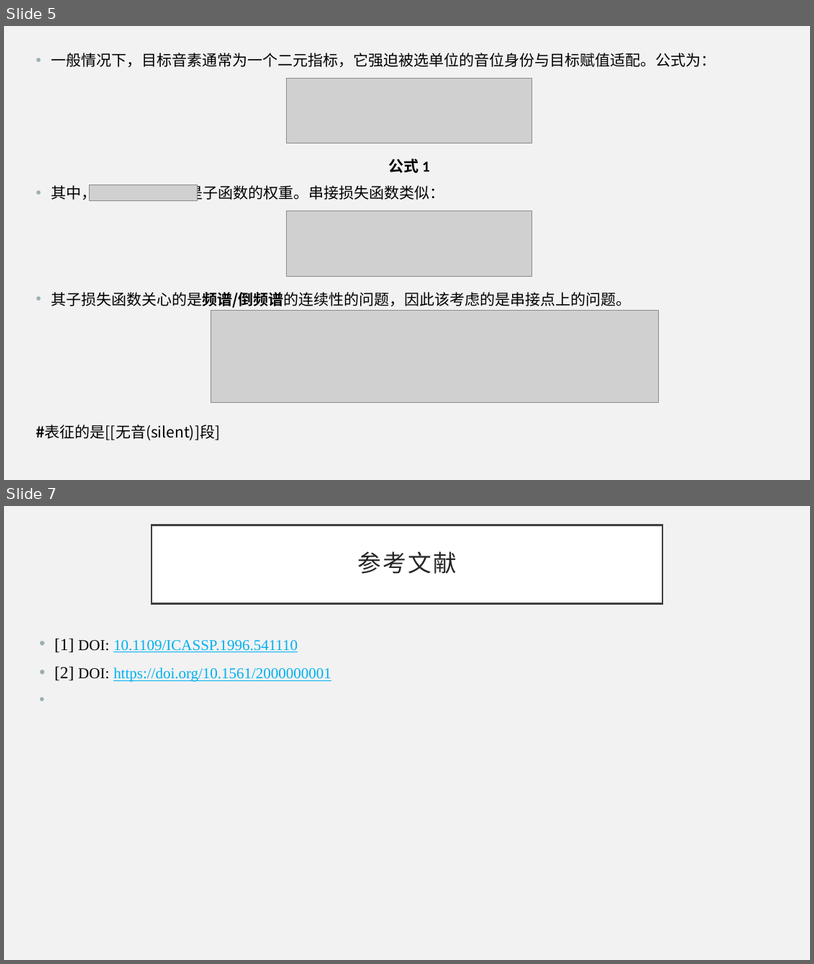
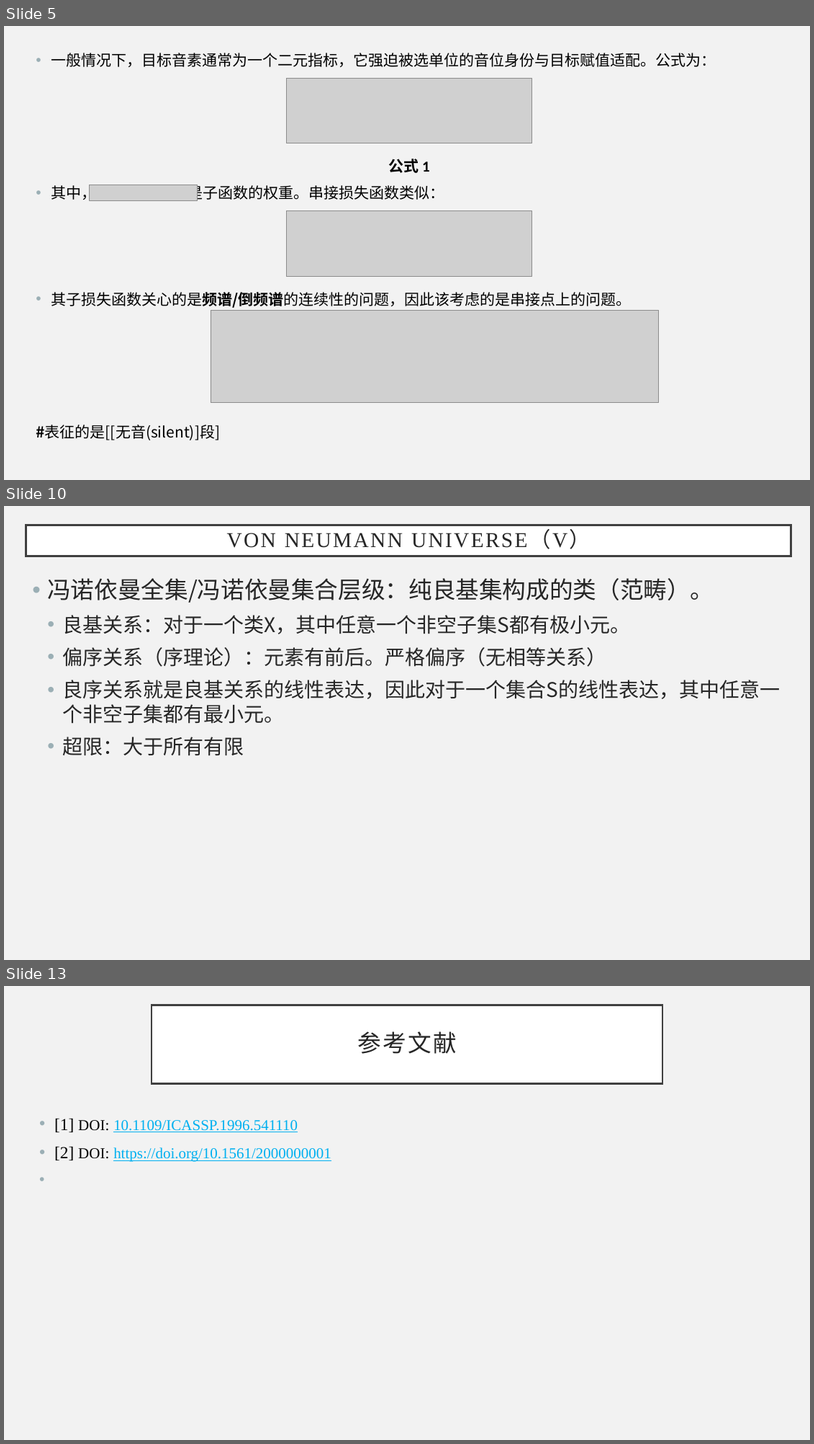
Before and after one commit to HGMT96/my-materials, a slide deck: 语音处理/TTS入门2.pptx. Shown one above the other, each under a label of ours: slides 5 and 7 before the commit, slides 5, 10 and 13 after it; the slides between them are not shown. The pictures are 814x964 and 814x1444 pixels, drawn with LibreOffice and Linux fonts; fonts in the diff are those of the drawing; grey boxes stand for pictures. Boxes give left, top, right and bottom in pixels: in the first picture for what was removed or moved away, otherwise in the second. Text is boxed around its words. In the diff, an @@ line names an element or a change of style, - is before the commit and + after.

```diff
--- a/语音处理/TTS入门2.pptx
+++ b/语音处理/TTS入门2.pptx
@@ slide 10 added at (4,506,810,960), background #F2F2F2 @@
@@ title added at (26,525,792,556), fill #FFFFFF, outline #404040 2.5 pt, 25.2 pt, text #262626 @@
+VON NEUMANN UNIVERSE（V）
@@ text added at (47,578,780,756), 24 pt, text #262626 @@
+• 冯诺依曼全集/冯诺依曼集合层级：纯良基集构成的类（范畴）。
+  • 良基关系：对于一个类X，其中任意一个非空子集S都有极小元。
+  • 偏序关系（序理论）：元素有前后。严格偏序（无相等关系）
+  • 良序关系就是良基关系的线性表达，因此对于一个集合S的线性表达，其中任意一个非空子集都有最小元。
+  • 超限：大于所有有限
@@ what was slide 7 is now slide 13 @@
```
Also in this commit, not shown: 6 other slides added, 1 slide removed.
